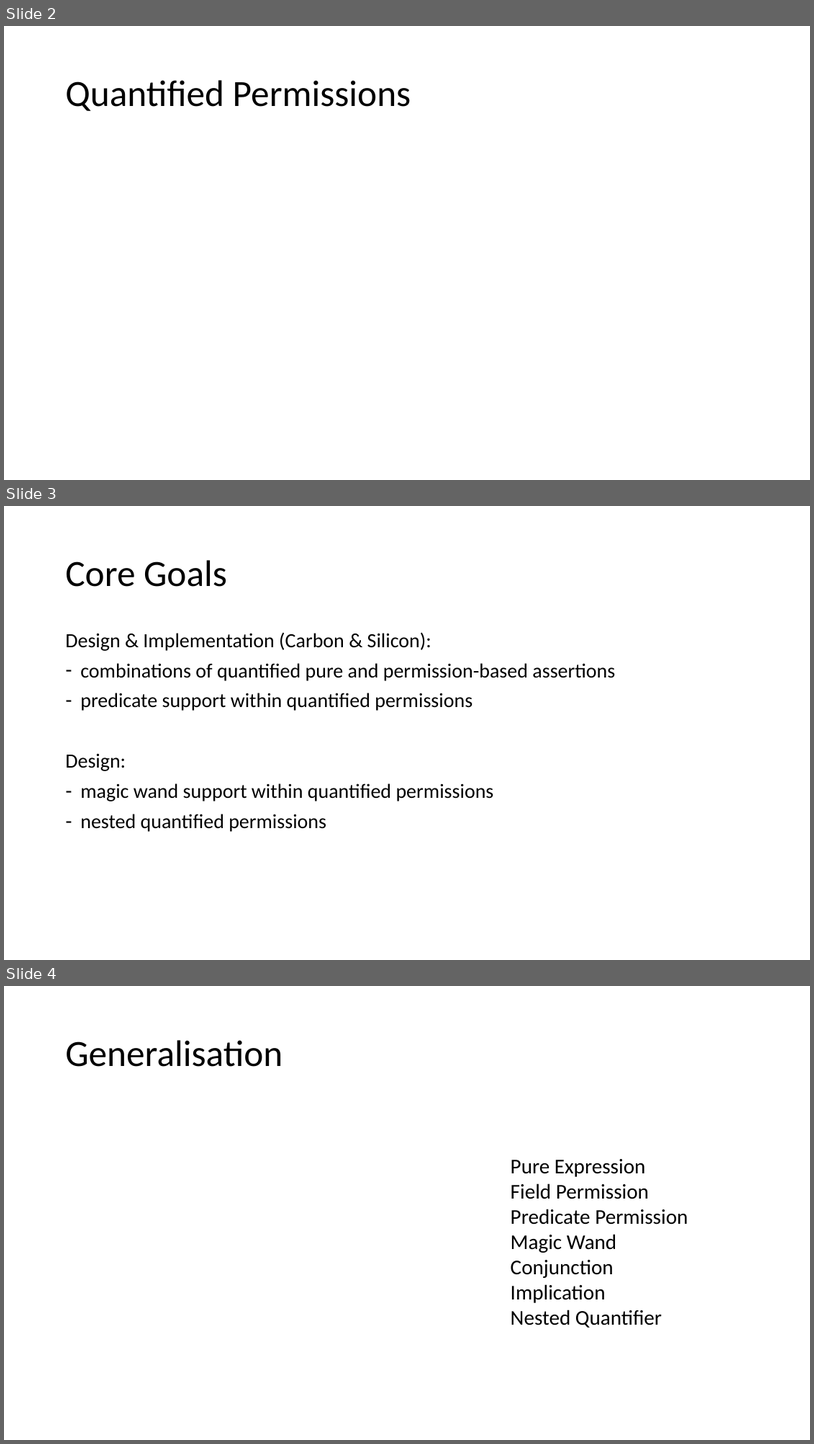
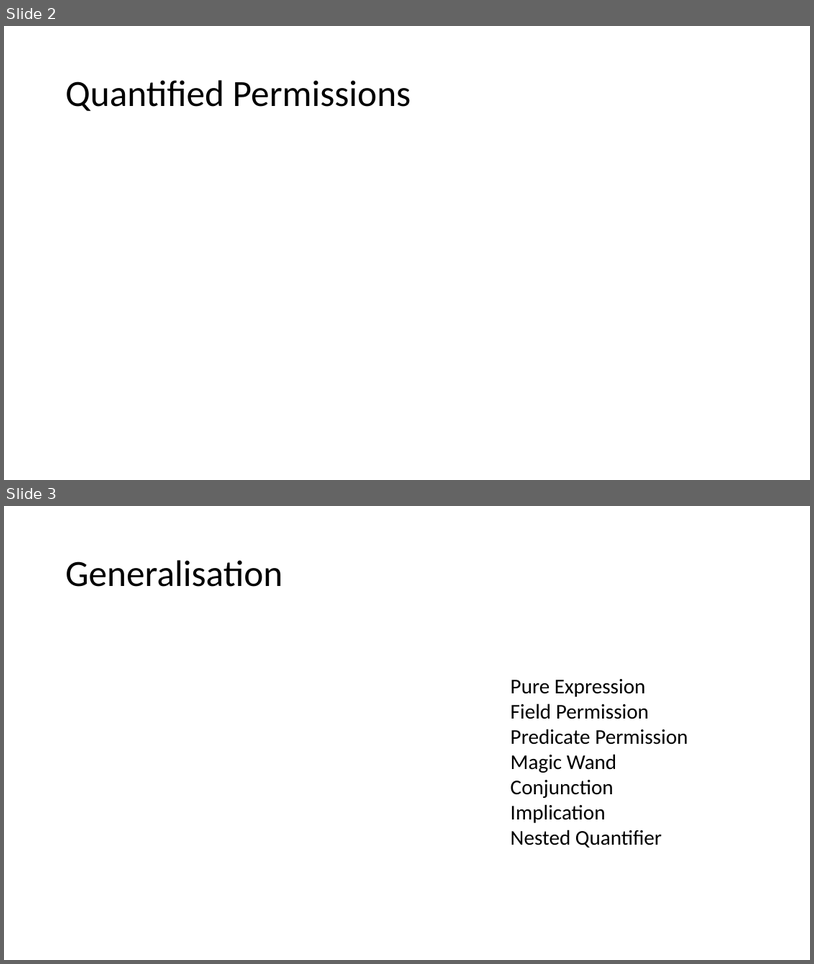
Before and after one commit to Aimenel/MT, a slide deck: presentations/Final Presentation/Final.pptx. Shown one above the other, each under a label of ours: slides 2, 3 and 4 before the commit, slides 2 and 3 after it. The pictures are 814x1444 and 814x964 pixels, drawn with LibreOffice and Linux fonts; fonts in the diff are those of the drawing; grey boxes stand for pictures. Boxes give left, top, right and bottom in pixels: in the first picture for what was removed or moved away, otherwise in the second. Text is boxed around its words. In the diff, an @@ line names an element or a change of style, - is before the commit and + after.

```diff
--- a/presentations/Final Presentation/Final.pptx
+++ b/presentations/Final Presentation/Final.pptx
@@ slide 3 removed at <box>4,506,810,960</box>, background #FFFFFF @@
@@ title removed at <box>65,560,227,587</box> @@
-Core Goals
@@ text removed at <box>65,632,615,831</box> @@
-Design & Implementation (Carbon & Silicon):
-– combinations of quantified pure and permission-based assertions
-– predicate support within quantified permissions
-Design:
-– magic wand support within quantified permissions
-– nested quantified permissions
@@ what was slide 4 is now slide 3 @@
```
Also in this commit, not shown: 4 slides changed, 4 other slides removed, 1 other file.
